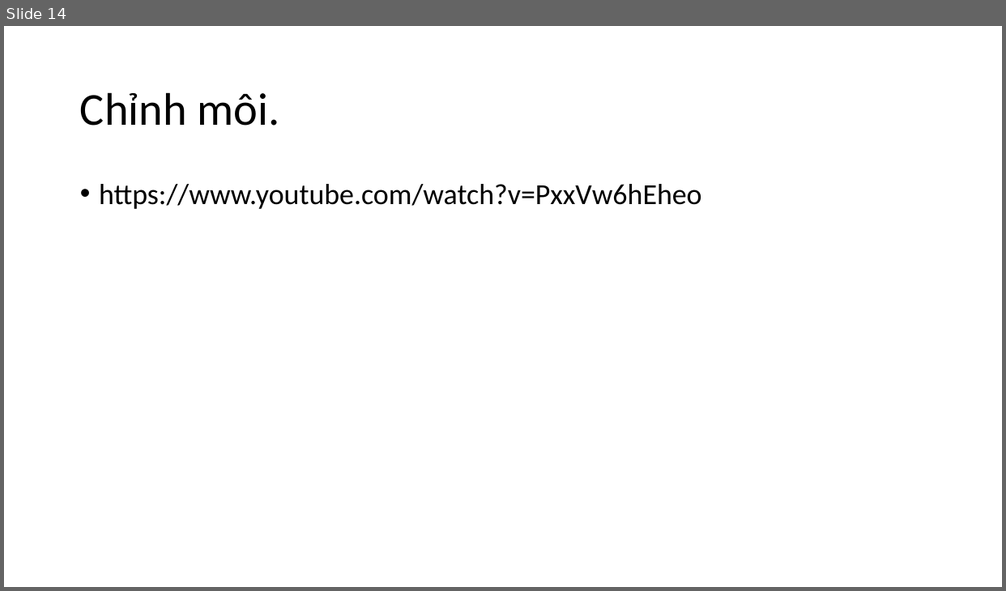
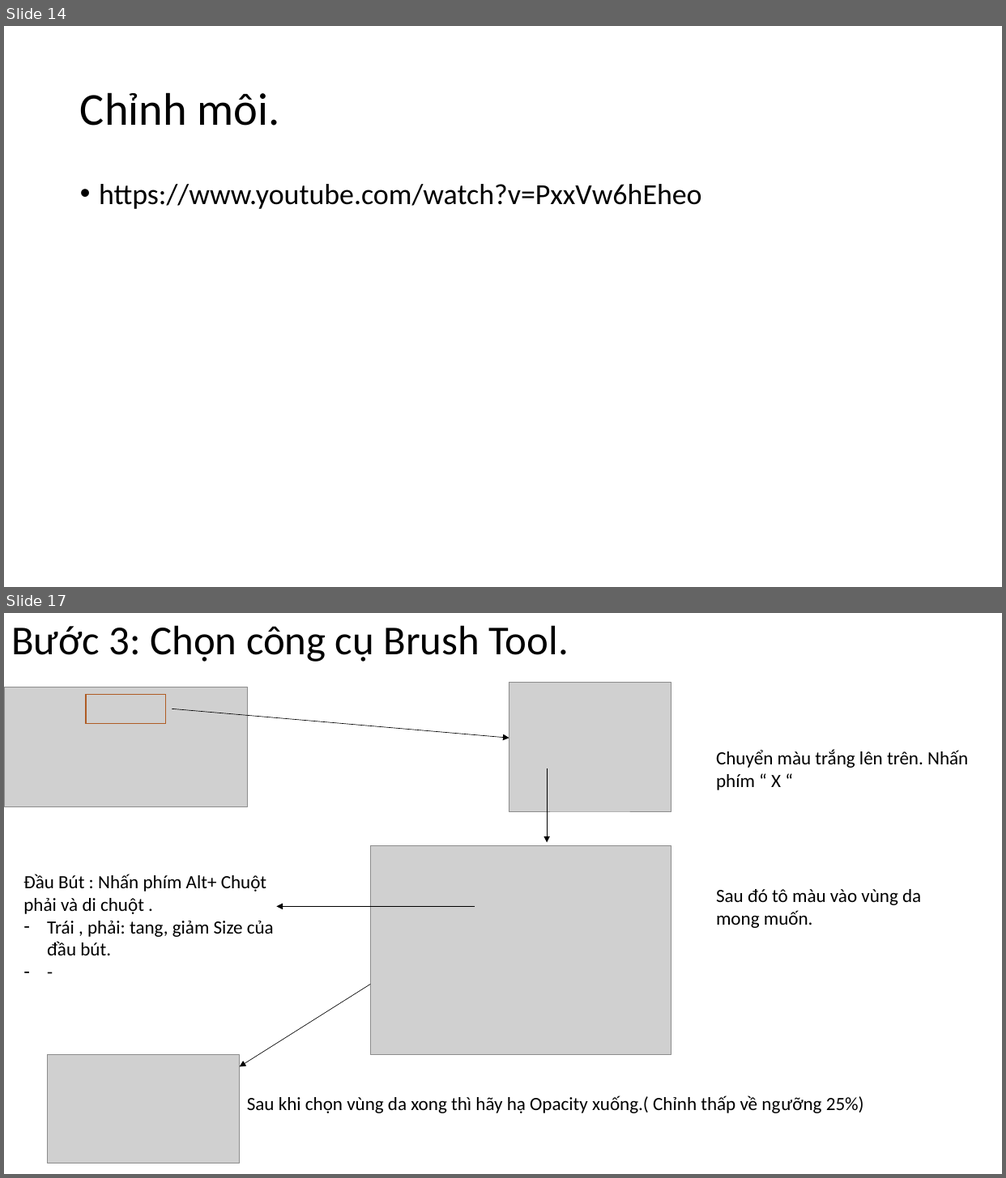
Before and after one commit to DangVanDoan05/photoshop, a slide deck: Điều chỉnh da mặt.pptx. Shown one above the other, each under a label of ours: slide 14 before the commit, slides 14 and 17 after it; the slides between them are not shown. The pictures are 1006x591 and 1006x1178 pixels, drawn with LibreOffice and Linux fonts; fonts in the diff are those of the drawing; grey boxes stand for pictures. Boxes give left, top, right and bottom in pixels: in the first picture for what was removed or moved away, otherwise in the second. Text is boxed around its words. In the diff, an @@ line names an element or a change of style, - is before the commit and + after.

```diff
--- a/Điều chỉnh da mặt.pptx
+++ b/Điều chỉnh da mặt.pptx
@@ slide 17 added at [4,613,1002,1174], background #FFFFFF @@
@@ title added at [11,625,569,662], 39.6 pt, text #000000 @@
+Bước 3: Chọn công cụ Brush Tool.
@@ picture added at [509,683,671,812] @@
@@ picture added at [4,687,247,807] @@
@@ rectangle added at [86,694,166,723], outline #AF5C24 1 pt @@
@@ arrow added from (172, 709) to (509, 738), #000000 0.5 pt @@
@@ text added at [716,749,968,790], 18 pt, text #000000 @@
+Chuyển màu trắng lên trên. Nhấn phím “ X “
@@ arrow added from (547, 769) to (547, 843), #000000 0.5 pt @@
@@ picture added at [371,845,671,1055] @@
@@ text added at [23,874,274,956], 18 pt, text #000000 @@
+Đầu Bút : Nhấn phím Alt+ Chuột phải và di chuột .
+– Trái , phải: tang, giảm Size của đầu bút.
+– -
@@ text added at [716,889,921,928], 18 pt, text #000000 @@
+Sau đó tô màu vào vùng da mong muốn.
@@ arrow added from (475, 906) to (276, 906), #000000 0.5 pt @@
@@ arrow added from (371, 984) to (240, 1067), #000000 0.5 pt @@
@@ picture added at [48,1055,239,1164] @@
@@ text added at [247,1096,864,1114], 18 pt, text #000000 @@
+Sau khi chọn vùng da xong thì hãy hạ Opacity xuống.( Chỉnh thấp về ngưỡng 25%)
```
Also in this commit, not shown: 1 slide changed, 6 other slides added, 4 other files.
